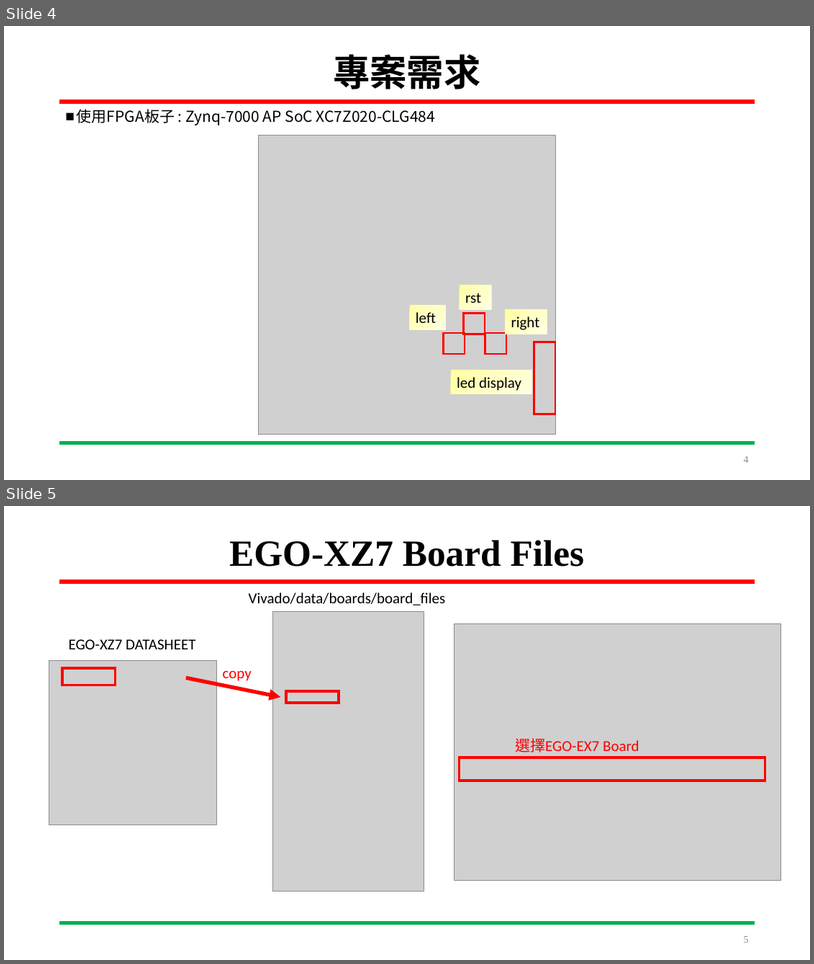
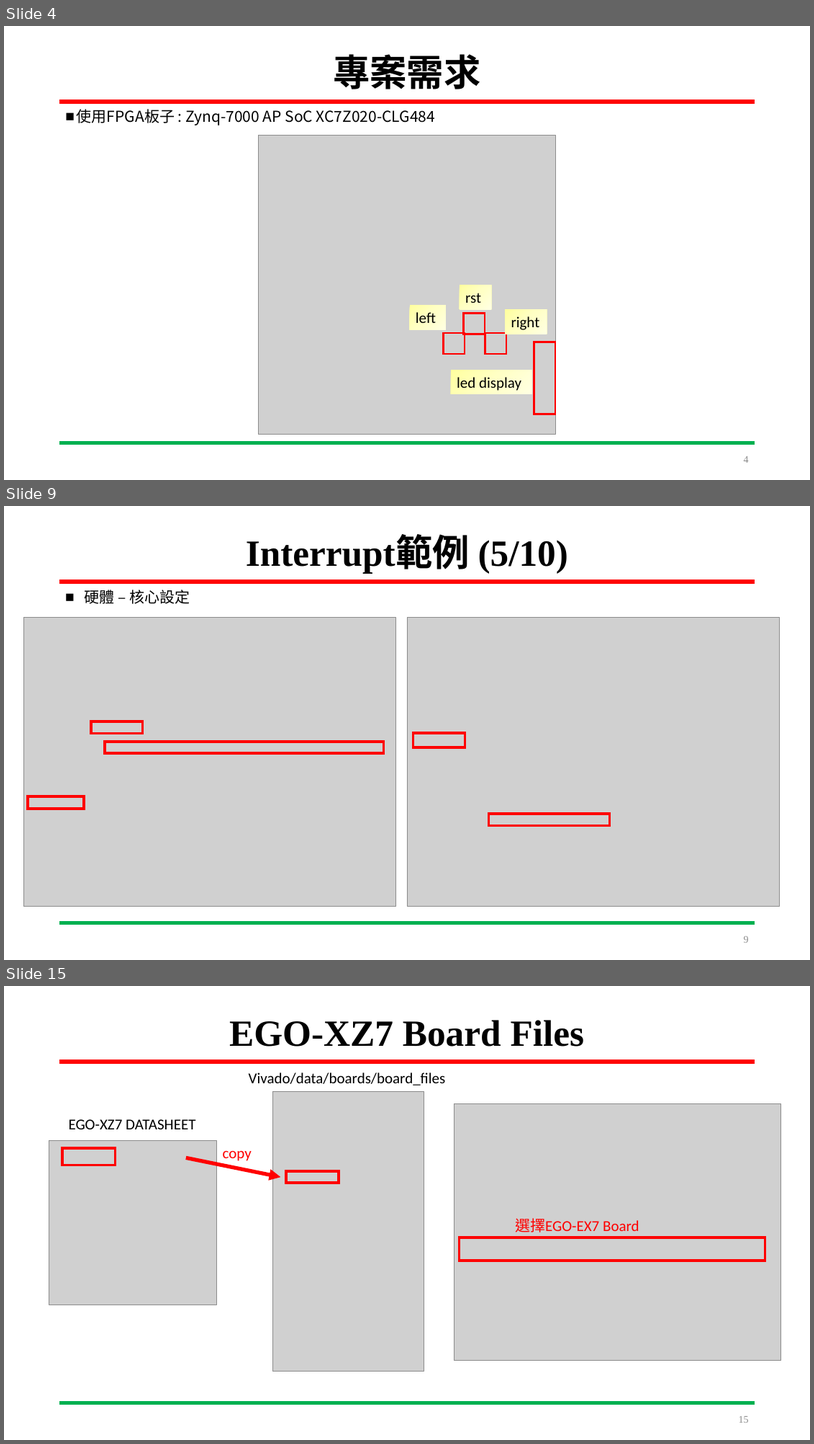
Before and after one commit to LIAO-YANXIANG/SYSTEM-ON-CHIP-DESIGN, a slide deck: DevelopmentLog/Pingpong.pptx. Shown one above the other, each under a label of ours: slides 4 and 5 before the commit, slides 4, 9 and 15 after it; the slides between them are not shown. The pictures are 814x964 and 814x1444 pixels, drawn with LibreOffice and Linux fonts; fonts in the diff are those of the drawing; grey boxes stand for pictures. Boxes give left, top, right and bottom in pixels: in the first picture for what was removed or moved away, otherwise in the second. Text is boxed around its words. In the diff, an @@ line names an element or a change of style, - is before the commit and + after.

Commit message:
2022/05/13 ~ 2022/05/20 1. ZYNQ_interrupt範例

```diff
--- a/DevelopmentLog/Pingpong.pptx
+++ b/DevelopmentLog/Pingpong.pptx
@@ slide 9 added at bbox=[4, 506, 810, 960], background #FFFFFF; not listed: 2 template elements that a slide beside it also shows @@
@@ title added at bbox=[246, 537, 568, 574], 44 pt, text #000000, bold @@
+Interrupt範例 (5/10)
@@ text added at bbox=[84, 590, 190, 604], 18 pt, text #000000 @@
+■ 硬體 – 核心設定
@@ picture added at bbox=[23, 618, 396, 906] @@
@@ picture added at bbox=[407, 618, 780, 906] @@
@@ rectangle added at bbox=[91, 721, 142, 733], outline #FF0000 3 pt @@
@@ rectangle added at bbox=[105, 741, 384, 753], outline #FF0000 3 pt @@
@@ rectangle added at bbox=[414, 733, 466, 747], outline #FF0000 3 pt @@
@@ rectangle added at bbox=[28, 796, 84, 808], outline #FF0000 3 pt @@
@@ rectangle added at bbox=[489, 813, 610, 826], outline #FF0000 3 pt @@
@@ page number added at bbox=[744, 936, 749, 942], 12 pt, text #8C8C8C @@
+9
@@ what was slide 5 is now slide 15 @@
@@ page number at bbox=[739, 1416, 749, 1422]: text changed @@
-5
+15
```
Also in this commit, not shown: 1 slide changed, 9 other slides added, 2 other files.
